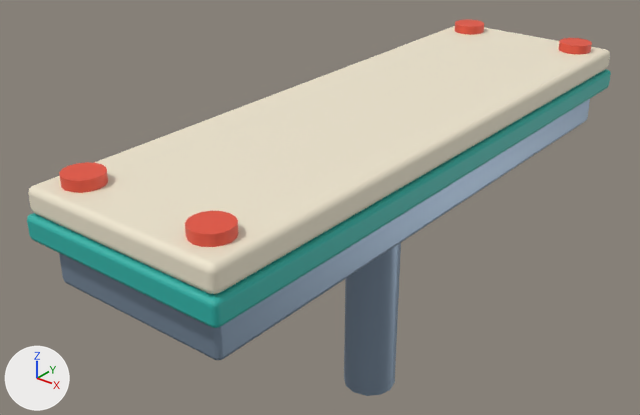
The glTF model orbit_runner_game/art/models/PLAT_Toy_Strip.glb: old version first, new version second.
Camera for both pictures: a camera (50 mm lens) standing at (5.7, -8.21, 3.47) and looking at (-0.67, -0.25, -1.47). The lights are fixed; the arrows at lower left show +X, +Y and +Z. The older version comes first.

The scene before the commit, as lines of its bpy script (objects in view):
```python
me_base = bpy.data.meshes.new('Base')
me_base.from_pydata(...)  # 56 vertices, 108 faces; spans x -1.1..1.1, y -3.85..3.85, z -0.25..0.25
me_base.materials.append(mat_m_metal)  # greyish blue #8fa3b8
me_stud_1__1 = bpy.data.meshes.new('Stud_1_-1')
me_stud_1__1.from_pydata(...)  # a 16-sided cylinder along z spanning x -0.22..0.22, y -0.22..0.22, z -0.06..0.06
me_stud_1__1.materials.append(mat_m_toyred)  # red #e5533d
me_top = bpy.data.meshes.new('Top')
me_top.from_pydata(...)  # 56 vertices, 108 faces; spans x -1.25..1.25, y -4.0..4.0, z -0.15..0.15
me_top.materials.append(mat_m_toycream)  # pale yellow #efe6cf
ob_base = bpy.data.objects.new('Base', me_base)
ob_base.location = (0.0, 0.0, -0.83)
ob_stud_1__1 = bpy.data.objects.new('Stud_1_-1', me_stud_1__1)
ob_stud_1__1.location = (0.85, -3.6, 0.06)
ob_top = bpy.data.objects.new('Top', me_top)
ob_top.location = (0.0, 0.0, -0.15)
# also in view: 'Strut' at (0.0, 0.0, -2.5); 'Stud_-1_-1' at (-0.85, -3.6, 0.06); 'Band' at (0.0, 0.0, -0.44)
```
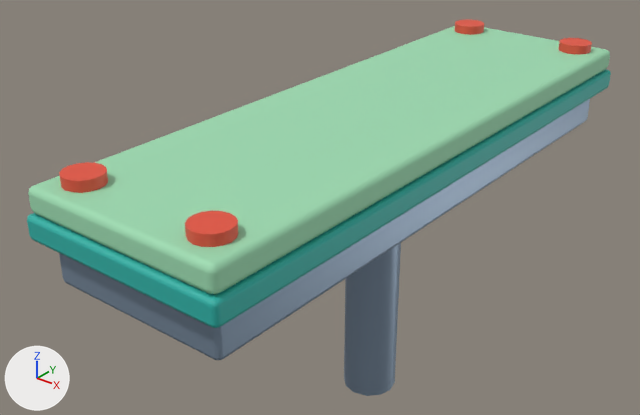
Pixel boxes (x1, y1, x2, y2) of what changed, in the pictures (640 x 415 px):
```json
{"object": "Top", "change": "recoloured", "before": [28, 26, 610, 294], "after": [28, 26, 610, 294], "on screen": "pale yellow to green"}
```

The change, as JSON lines over the scene's bpy script:
```json
{"op": "add", "block": "mat_m_toytop", "code": ["mat_m_toytop = principled_material('M_ToyTop')", "mat_m_toytop.base_color = (0.342, 0.716, 0.445)  # green #9edcb2", "mat_m_toytop.roughness = 0.65"]}
{"block": "me_top", "where": "me_top.from_pydata(...)  # 56 vertices, 108 faces; spans x -1.25..1.25, y -4.0..4.0, z -0.15..0.15"}
{"op": "remove", "block": "me_top", "code": "me_top.materials.append(mat_m_toycream)  # pale yellow #efe6cf"}
{"op": "add", "block": "me_top", "code": "me_top.materials.append(mat_m_toytop)  # green #9edcb2"}
```
